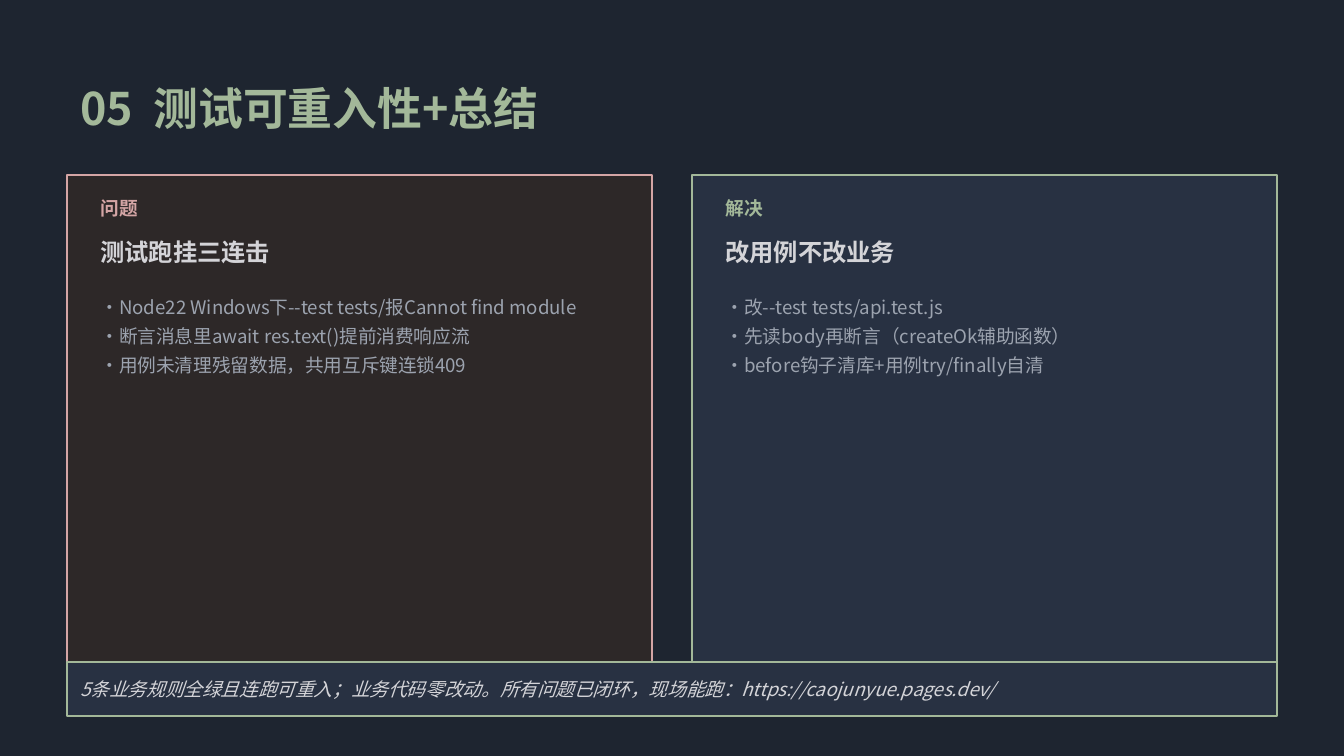
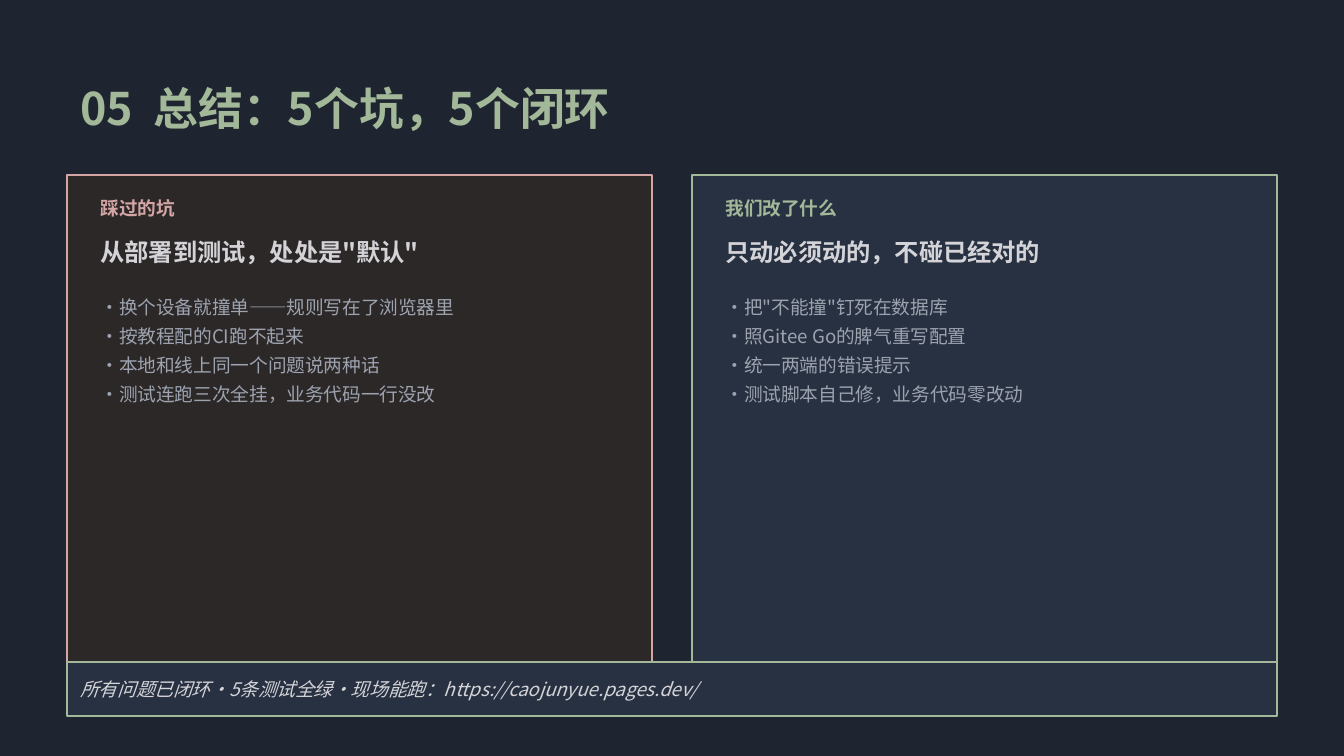
Before and after one commit to yoshino449/caojunyue, a slide deck: slide 6 of docs/路演PPT.pptx. Drawn at 1344x756 pixels with LibreOffice and Linux fonts; fonts in the diff are those of the drawing. Boxes give left, top, right and bottom in pixels: in the first picture for what was removed or moved away, otherwise in the second. Text is boxed around its words. In the diff, an @@ line names an element or a change of style, - is before the commit and + after.

Commit message:
docs(day9): PPT最后一页改写为总结 - 5坑5闭环

```diff
--- a/docs/路演PPT.pptx
+++ b/docs/路演PPT.pptx
@@ text at bbox=[80, 86, 610, 131]: text changed @@
-05 测试可重入性+总结
+05 总结：5个坑，5个闭环
@@ text at bbox=[101, 199, 175, 217]: text changed @@
-问题
+踩过的坑
@@ text at bbox=[726, 199, 838, 217]: text changed @@
-解决
+我们改了什么
@@ text at bbox=[101, 240, 419, 264]: text changed @@
-测试跑挂三连击
+从部署到测试，处处是"默认"
@@ text at bbox=[726, 240, 1041, 264]: text changed @@
-改用例不改业务
+只动必须动的，不碰已经对的
@@ text at bbox=[101, 298, 455, 403]: text changed @@
-•Node22 Windows下--test tests/报Cannot find module
-•断言消息里await res.text()提前消费响应流
-•用例未清理残留数据，共用互斥键连锁409
+•换个设备就撞单——规则写在了浏览器里
+•按教程配的CI跑不起来
+•本地和线上同一个问题说两种话
+•测试连跑三次全挂，业务代码一行没改
@@ text at bbox=[726, 298, 1024, 403]: text changed @@
-•改--test tests/api.test.js
-•先读body再断言（createOk辅助函数）
-•before钩子清库+用例try/finally自清
+•把"不能撞"钉死在数据库
+•照Gitee Go的脾气重写配置
+•统一两端的错误提示
+•测试脚本自己修，业务代码零改动
@@ text in rectangle at bbox=[80, 680, 697, 701]: text changed @@
-5条业务规则全绿且连跑可重入；业务代码零改动。所有问题已闭环，现场能跑：https://caojunyue.pages.dev/
+所有问题已闭环·5条测试全绿·现场能跑：https://caojunyue.pages.dev/
```
Also in this commit, not shown: 4 other slides changed, 1 other file.
